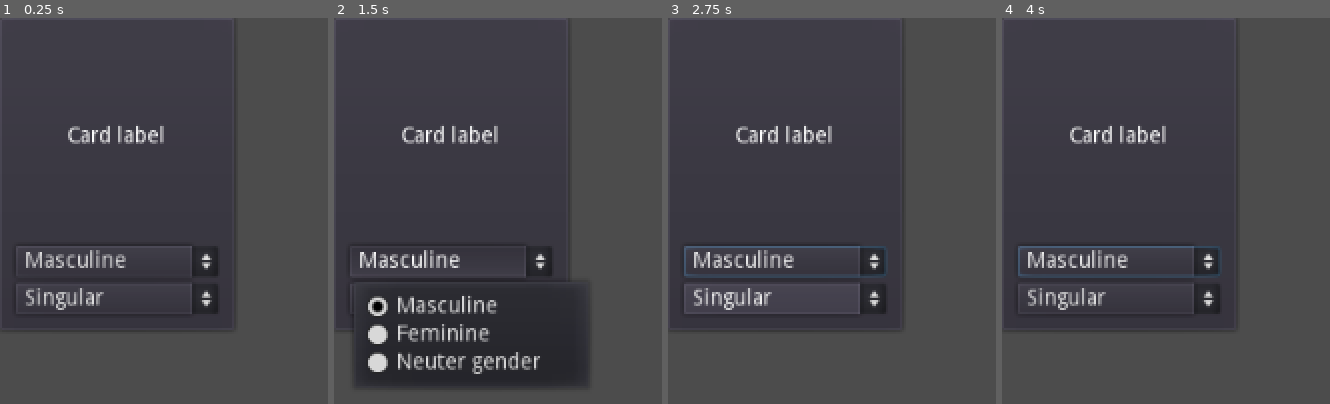
Above: before the commit, frames 1-4 (left to right).
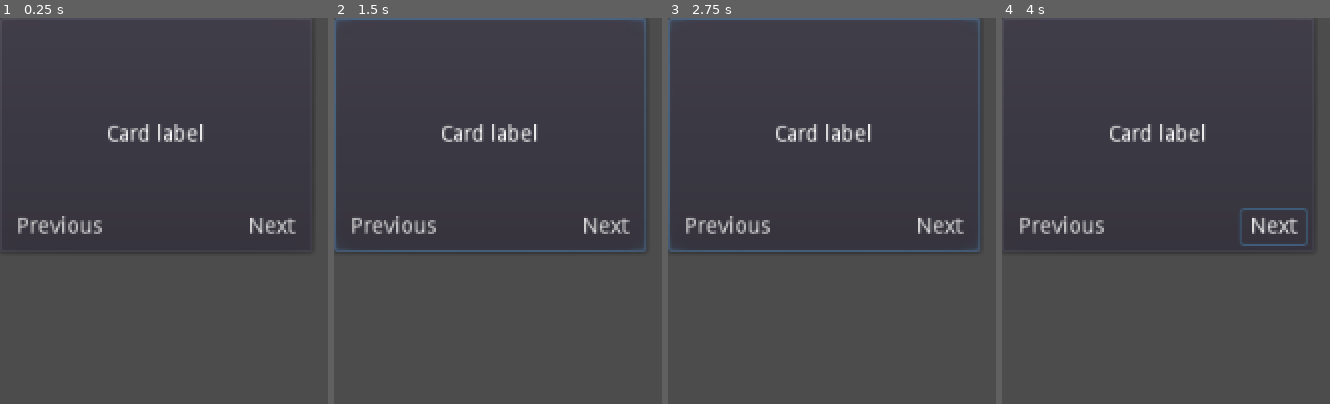
Above: after the commit, the same moments.

Repository: Shatur/joke-science
Game: Godot game, scene res://ui/session/card_button.tscn
Same seed, same stepped clock (60 frames per second), same inputs: the game is played once before the commit and once after it. This scene is started directly instead of the project's main scene.
Inputs (mouse positions are in pixels of both pictures, inside the frame that each line leads up to; where the layout moved, square brackets give the same spot in the first picture):
- Up to frame 1 (0.25 s): no input
- Up to frame 2 (1.5 s): click (491, 133) [452, 172] at 0.5 s; click (452, 261) at 1.25 s, where only the run before the commit has a clickable "Masculine"
- Up to frame 3 (2.75 s): click (786, 299) at 2 s, where only the run before the commit has a clickable "Singular"
- Up to frame 4 (4 s): click (1061, 226) at 2.75 s, where only the run after the commit has a clickable "Previous"; click (1274, 226) at 3.5 s, where only the run after the commit has a clickable "Next"

The runs differ from the first frame. In frame 1, 6.7% of the frame differs, in the area x 3-91%, y 27-81%; in frame 2, 23%, in the area x 0-96%, y 0-96%; in frame 3, 8.2%; in frame 4, 7.1%.
Error after the commit: Invalid get index '-1' (on base: 'PoolStringArray'). (res://ui/session/card_button.gd:56)

Commit message:
Implement card logic

Diff:
--- a/ui/session/card_button.gd
+++ b/ui/session/card_button.gd
@@ -4,4 +4,53 @@
 
 var card: Dictionary
 
-onready var _label: Label = $MarginContainer/VBoxContainer/Label
+var _available_variants: PoolStringArray
+var _variant_index: int
+
+onready var _label: Label = $Label
+onready var _next_button: ToolButton = $NextButton
+onready var _previous_button: ToolButton = $PreviousButton
+
+
+func _ready() -> void:
+	# warning-ignore:return_value_discarded
+	GameState.connect("state_changed", self, "_on_game_state_changed")
+
+
+func _on_game_state_changed(state: int) -> void:
+	match state:
+		GameState.ChoosingCards:
+			disabled = false
+			_detect_available_words()
+		GameState.ChoosingSentence:
+			disabled = true
+
+
+func _detect_available_words() -> void:
+	_available_variants.resize(0)
+	for substitution in GameState.current_sentence["substitutions"]:
+		var case: String = substitution["case"]
+		var number = substitution.get("number")
+		for variant in card:
+			var parameters: Dictionary = card[variant]
+			if parameters["cases"].has(case) and (number == null or parameters["numbers"].has(number)):
+				_available_variants.append(variant)
+
+	_label.text = _available_variants[0]
+	var disable_switch_buttons: bool = _available_variants.size() <= 1
+	_next_button.disabled = disable_switch_buttons
+	_previous_button.disabled = disable_switch_buttons
+
+
+func _next_variant() -> void:
+	_variant_index += 1
+	if _variant_index == _available_variants.size():
+		_variant_index = 0
+	_label.text = _available_variants[_variant_index]
+
+
+func _previous_variant() -> void:
+	_variant_index -= 1
+	if _variant_index == -1:
+		_variant_index = _available_variants.size() - 1
+	_label.text = _available_variants[_variant_index]
--- a/ui/session/card_button.tscn
+++ b/ui/session/card_button.tscn
@@ -3,55 +3,53 @@
 [ext_resource path="res://ui/session/card_button.gd" type="Script" id=1]
 
 [node name="CardButton" type="Button"]
-margin_right = 150.0
-margin_bottom = 200.0
-rect_min_size = Vector2( 150, 200 )
+margin_right = 200.0
+margin_bottom = 150.0
+rect_min_size = Vector2( 200, 150 )
 script = ExtResource( 1 )
 __meta__ = {
 "_edit_use_anchors_": false
 }
 
-[node name="MarginContainer" type="MarginContainer" parent="."]
-anchor_right = 1.0
-anchor_bottom = 1.0
-custom_constants/margin_right = 10
-custom_constants/margin_top = 10
-custom_constants/margin_left = 10
-custom_constants/margin_bottom = 10
+[node name="Label" type="Label" parent="."]
+anchor_left = 0.5
+anchor_top = 0.5
+anchor_right = 0.5
+anchor_bottom = 0.5
+margin_left = -65.0
+margin_top = -7.0
+margin_right = 65.0
+margin_bottom = 7.0
+size_flags_vertical = 6
+text = "Card label"
+align = 1
+valign = 1
 __meta__ = {
 "_edit_use_anchors_": false
 }
 
-[node name="VBoxContainer" type="VBoxContainer" parent="MarginContainer"]
-margin_left = 10.0
-margin_top = 10.0
-margin_right = 140.0
-margin_bottom = 190.0
+[node name="NextButton" type="ToolButton" parent="."]
+anchor_left = 1.0
+anchor_top = 1.0
+anchor_right = 1.0
+anchor_bottom = 1.0
+margin_left = -47.0
+margin_top = -27.0
+margin_right = -5.0
+margin_bottom = -5.0
+text = "Next"
 __meta__ = {
 "_edit_use_anchors_": false
 }
 
-[node name="Label" type="Label" parent="MarginContainer/VBoxContainer"]
-margin_top = 59.0
-margin_right = 130.0
-margin_bottom = 73.0
-size_flags_vertical = 6
-text = "Card label"
-align = 1
-valign = 1
+[node name="PreviousButton" type="ToolButton" parent="."]
+anchor_top = 1.0
+anchor_bottom = 1.0
+margin_left = 5.0
+margin_top = -27.0
+margin_right = 67.0
+margin_bottom = -5.0
+text = "Previous"
 
-[node name="GenderButton" type="OptionButton" parent="MarginContainer/VBoxContainer"]
-margin_top = 136.0
-margin_right = 130.0
-margin_bottom = 156.0
-text = "Masculine"
-items = [ "Masculine", null, false, 0, null, "Feminine", null, false, 1, null, "Neuter gender", null, false, 2, null ]
-selected = 0
-
-[node name="NumberButton" type="OptionButton" parent="MarginContainer/VBoxContainer"]
-margin_top = 160.0
-margin_right = 130.0
-margin_bottom = 180.0
-text = "Singular"
-items = [ "Singular", null, false, 0, null, "Plural", null, false, 1, null, "Indefinite number", null, false, 2, null ]
-selected = 0
+[connection signal="pressed" from="NextButton" to="." method="_next_variant"]
+[connection signal="pressed" from="PreviousButton" to="." method="_previous_variant"]
